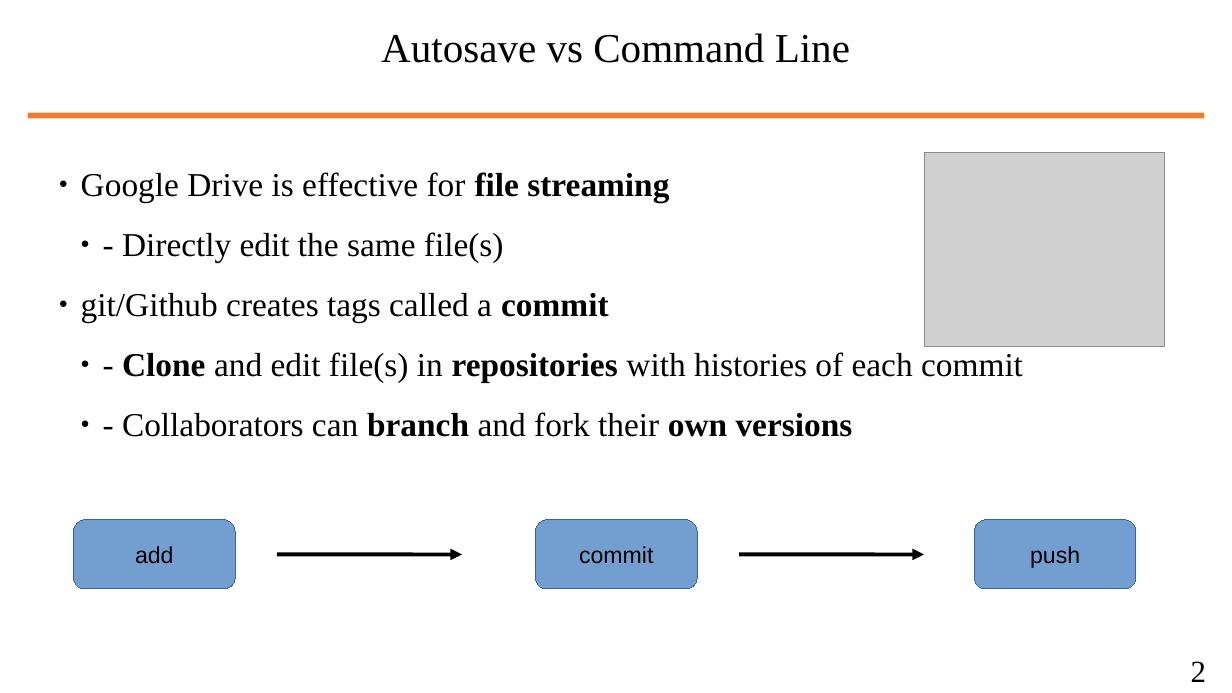
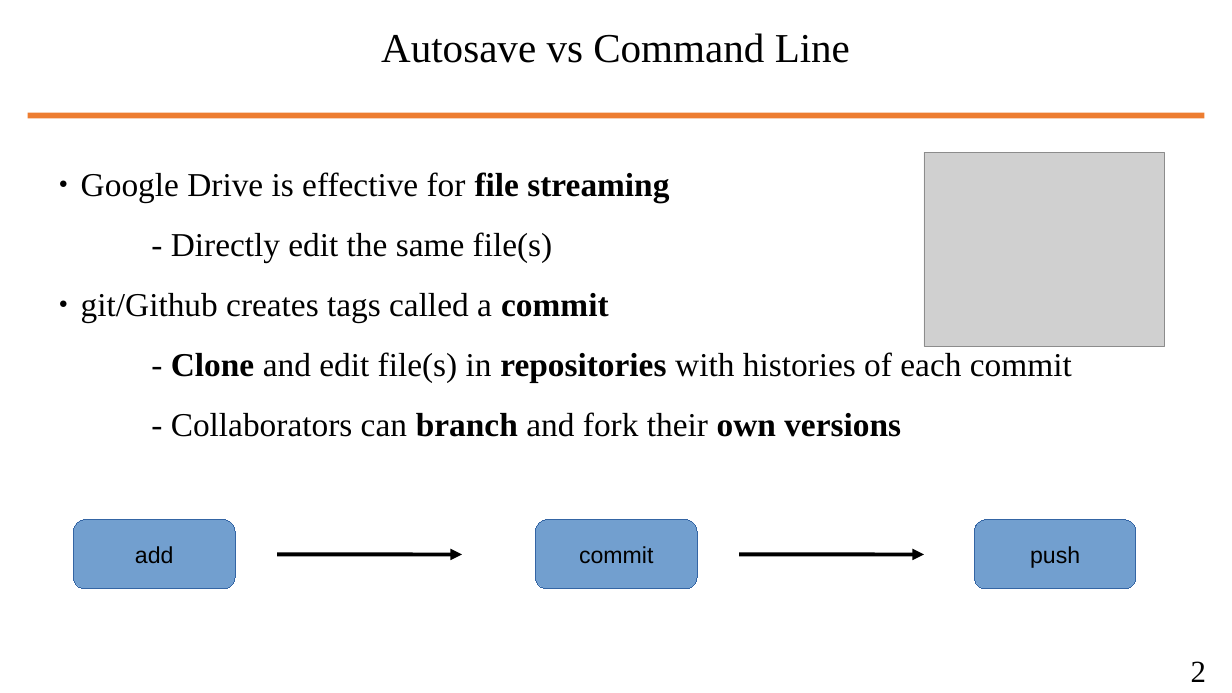
Before and after one commit to wbuz24/undergrad-repo, a slide deck: slide 3 of S24/cs494/notes/github-intro.pptx. Drawn at 1232x693 pixels with LibreOffice and Linux fonts; fonts in the diff are those of the drawing; grey boxes stand for pictures. Boxes give left, top, right and bottom in pixels: in the first picture for what was removed or moved away, otherwise in the second. Text is boxed around its words. In the diff, an @@ line names an element or a change of style, - is before the commit and + after.

```diff
--- a/S24/cs494/notes/github-intro.pptx
+++ b/S24/cs494/notes/github-intro.pptx
@@ text at (x1=171, y1=232, x2=1072, y2=437): bullet ● to none; list level 2 to 1 in "- Directly edit the same ..."; list level 2 to 1 in "- Clone and edit file(s) ..."; list level 2 to 1 in "- Collaborators can branch and ..." @@
```
Also in this commit, not shown: 7 other slides changed, 5 other files.
